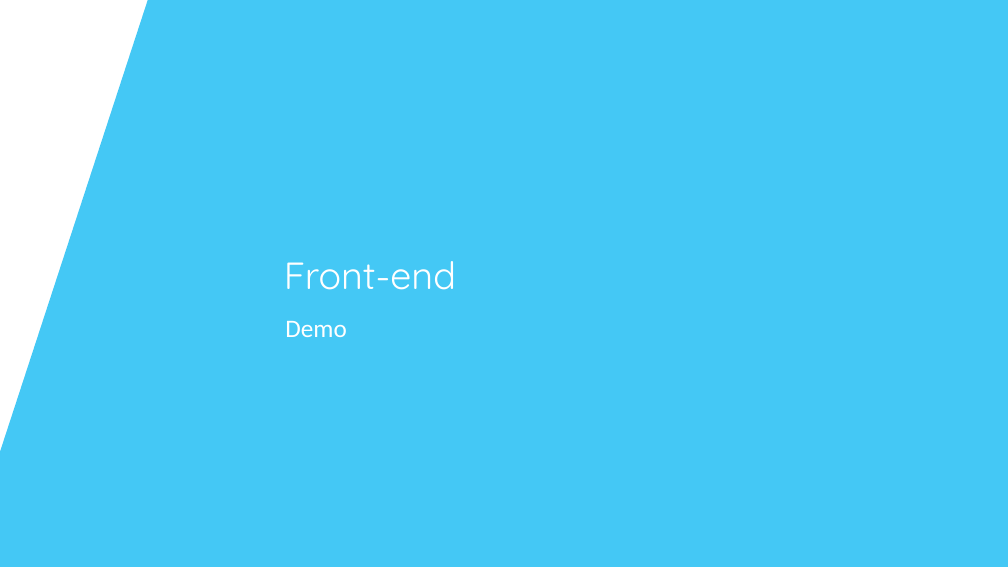
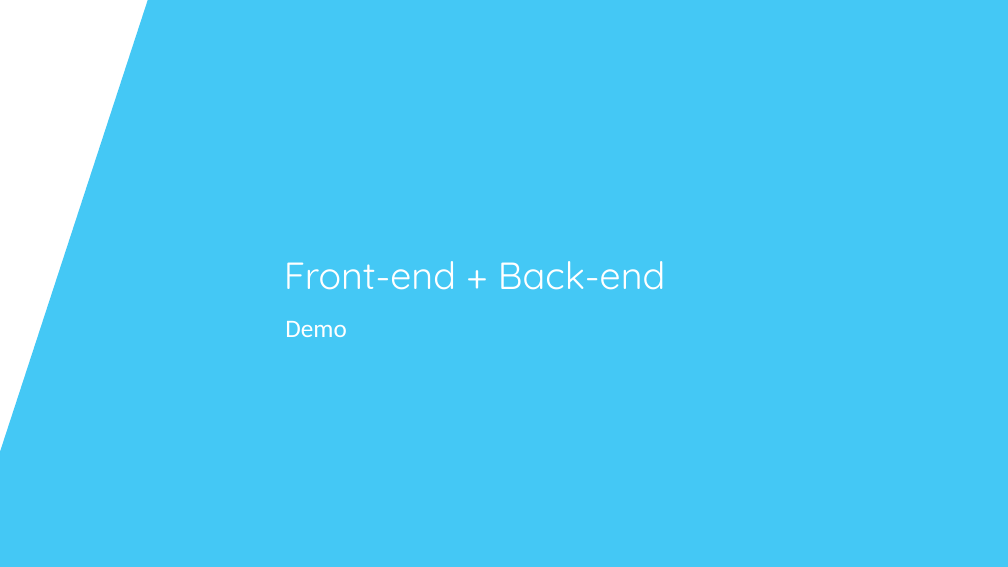
Before and after one commit to SoensJakob/Team-Project-Twister-2.0, a slide deck: slide 18 of Documents/Milestone 2/Milestone_2_Presentatie.pptx (slide 19 before the commit). Drawn at 1008x567 pixels with LibreOffice and Linux fonts; fonts in the diff are those of the drawing; background and template pictures are left out. Boxes give left, top, right and bottom in pixels: in the first picture for what was removed or moved away, otherwise in the second. Text is boxed around its words. In the diff, an @@ line names an element or a change of style, - is before the commit and + after.

```diff
--- a/Documents/Milestone 2/Milestone_2_Presentatie.pptx
+++ b/Documents/Milestone 2/Milestone_2_Presentatie.pptx
@@ title at box(284, 261, 665, 290): text changed @@
-Front-end
+Front-end + Back-end
```
Also in this commit, not shown: 3 other slides changed, 1 slide added, 2 slides removed, 1 other file.
